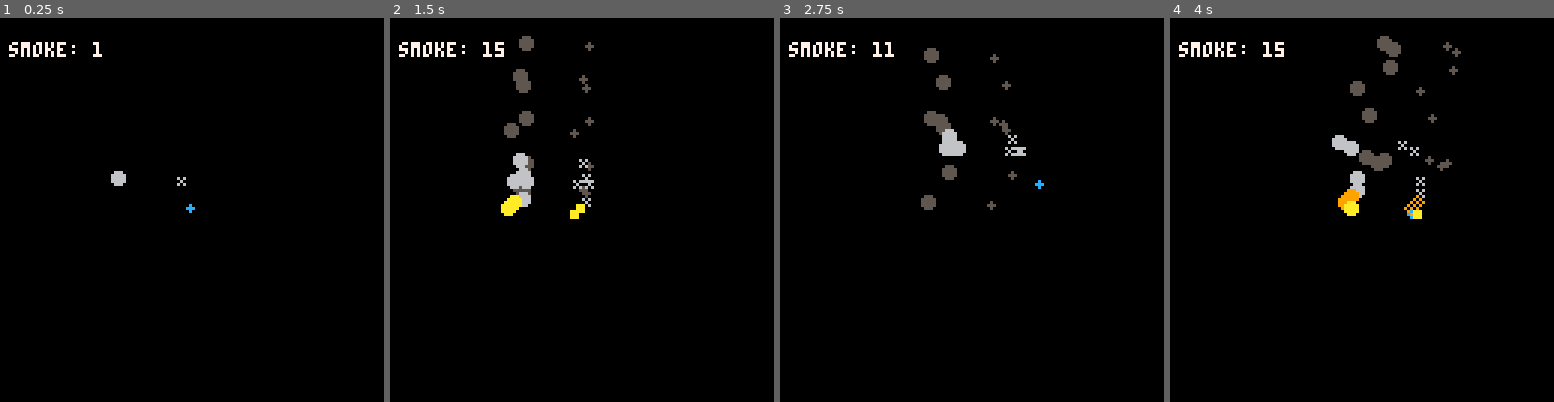
Above: before the commit, frames 1-4 (left to right).
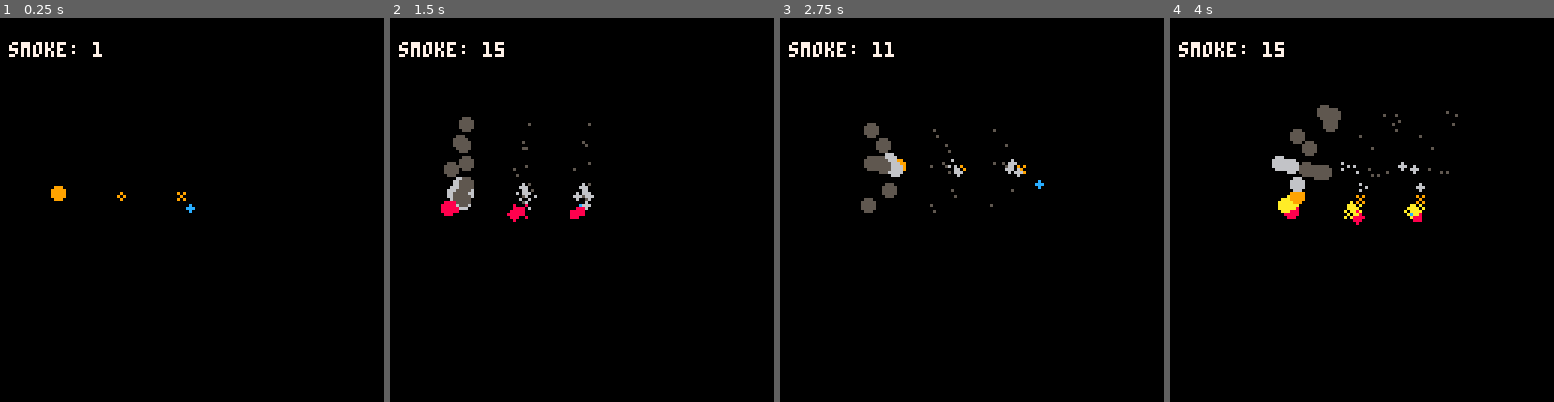
Above: after the commit, the same moments.

Repository: johndalton/tinyshmup
Game: PICO-8 cartridge smoke.p8
Same seed, same stepped clock (60 frames per second), same inputs: the game is played once before the commit and once after it.
Inputs:
- Up to frame 1 (0.25 s): no input
- Up to frame 2 (1.5 s): no input
- Up to frame 3 (2.75 s): hold Right 1.6-2.1 s; hold Up 2.15-2.42 s; hold Right from 2.47 s (still down)
- Up to frame 4 (4 s): release Right at 3.03 s; hold Left 3.08-3.58 s; hold Down 3.63-3.97 s

The runs differ from the first frame. In frame 1, 0.3% of the frame differs, in the area x 13-49%, y 39-48%; in frame 2, 3.2%; in frame 3, 2.7%; in frame 4, 4.0%, in the area x 26-76%, y 4-54%.

Commit message:
Random sprites, aging and colour tweaks, draw in age order.

Diff:
--- a/smoke.p8
+++ b/smoke.p8
@@ -2,7 +2,7 @@
 version 8
 __lua__
 o={}
-smoke_colour={10,9,6,5,12}
+smoke_colour={8,10,9,6,5,12}
 
 function _init()
   o.x=63
@@ -20,7 +20,7 @@
 
   -- smoke goes up
   s.y=p.y
-  s.dy=rnd(2)*-1
+  s.dy=rnd(2)/2*-1
 
   s.age=1
   s.change=2
@@ -41,7 +41,7 @@
     then
       s.sprite+=1
       s.colour+=1
-      s.change*=s.change
+      s.change*=2
     end
   end
 
@@ -67,13 +67,20 @@
   spr(s.sprite,s.x,s.y)
 
   -- for comparison
-  circfill(s.x-20,s.y,2,smoke_colour[s.colour])
+  -- random sprite by age
+  ss=s.sprite+flr(rnd(3))*16
+  spr(ss,s.x-20,s.y)
+
+  -- for comparison
+  circfill(s.x-40,s.y,2,smoke_colour[s.colour])
 end
 
 function _draw()
   cls()
   circfill(o.x,o.y,1,12)
-  foreach(o.smoke, draw_smoke)
+  for i = #o.smoke,1,-1 do
+    draw_smoke(o.smoke[i])
+  end
   print("smoke: "..#o.smoke,3,8,7)
 end
 
@@ -88,26 +95,26 @@
 00000000000000000000000000000000000000000000000000000000000000000000000000000000000000000000000000000000000000000000000000000000
 00000000000000000000000000000000000000000000000000000000000000000000000000000000000000000000000000000000000000000000000000000000
 0000000000f00000f0f000000f0000000f0000000000000000000000000000000000000000000000000000000000000000000000000000000000000000000000
-0fff00000f0f00000f000000fff00000000f00000000000000000000000000000000000000000000000000000000000000000000000000000000000000000000
-0fff0000f0f0f000f0f000000f0000000f0000000000000000000000000000000000000000000000000000000000000000000000000000000000000000000000
+0fff00000f0f00000f000000fff00000000000000000000000000000000000000000000000000000000000000000000000000000000000000000000000000000
+0fff0000f0f0f000f0f000000f000000000000000000000000000000000000000000000000000000000000000000000000000000000000000000000000000000
 0fff00000f0f00000000000000000000000000000000000000000000000000000000000000000000000000000000000000000000000000000000000000000000
 0000000000f000000000000000000000000000000000000000000000000000000000000000000000000000000000000000000000000000000000000000000000
 00000000000000000000000000000000000000000000000000000000000000000000000000000000000000000000000000000000000000000000000000000000
 00000000000000000000000000000000000000000000000000000000000000000000000000000000000000000000000000000000000000000000000000000000
 00000000000000000000000000000000000000000000000000000000000000000000000000000000000000000000000000000000000000000000000000000000
-00000000000000000000000000000000000000000000000000000000000000000000000000000000000000000000000000000000000000000000000000000000
-00000000000000000000000000000000000000000000000000000000000000000000000000000000000000000000000000000000000000000000000000000000
-00000000000000000000000000000000000000000000000000000000000000000000000000000000000000000000000000000000000000000000000000000000
-00000000000000000000000000000000000000000000000000000000000000000000000000000000000000000000000000000000000000000000000000000000
-00000000000000000000000000000000000000000000000000000000000000000000000000000000000000000000000000000000000000000000000000000000
-00000000000000000000000000000000000000000000000000000000000000000000000000000000000000000000000000000000000000000000000000000000
-00000000000000000000000000000000000000000000000000000000000000000000000000000000000000000000000000000000000000000000000000000000
-00000000000000000000000000000000000000000000000000000000000000000000000000000000000000000000000000000000000000000000000000000000
-00000000000000000000000000000000000000000000000000000000000000000000000000000000000000000000000000000000000000000000000000000000
-00000000000000000000000000000000000000000000000000000000000000000000000000000000000000000000000000000000000000000000000000000000
-00000000000000000000000000000000000000000000000000000000000000000000000000000000000000000000000000000000000000000000000000000000
-00000000000000000000000000000000000000000000000000000000000000000000000000000000000000000000000000000000000000000000000000000000
-00000000000000000000000000000000000000000000000000000000000000000000000000000000000000000000000000000000000000000000000000000000
+00f00000f0f000000f0000000f000000000000000000000000000000000000000000000000000000000000000000000000000000000000000000000000000000
+0fff00000f0f0000fff00000000f0000f00000000000000000000000000000000000000000000000000000000000000000000000000000000000000000000000
+fffff000f0f000000f0000000f000000000000000000000000000000000000000000000000000000000000000000000000000000000000000000000000000000
+0fff00000f0f00000000000000000000000000000000000000000000000000000000000000000000000000000000000000000000000000000000000000000000
+00f000000ff000000000000000000000000000000000000000000000000000000000000000000000000000000000000000000000000000000000000000000000
+00000000000000000000000000000000000000000000000000000000000000000000000000000000000000000000000000000000000000000000000000000000
+00000000000000000000000000000000000000000000000000000000000000000000000000000000000000000000000000000000000000000000000000000000
+00000000000000000000000000000000000000000000000000000000000000000000000000000000000000000000000000000000000000000000000000000000
+f000f0000ff000000f0000000f0000000f0000000000000000000000000000000000000000000000000000000000000000000000000000000000000000000000
+0fff00000f0f0000f0f0000000000000000000000000000000000000000000000000000000000000000000000000000000000000000000000000000000000000
+0fff0000f0f000000f00000000f0000000f000000000000000000000000000000000000000000000000000000000000000000000000000000000000000000000
+0fff00000f0f00000000000000000000000000000000000000000000000000000000000000000000000000000000000000000000000000000000000000000000
+f000f000f0f000000000000000000000000000000000000000000000000000000000000000000000000000000000000000000000000000000000000000000000
 00000000000000000000000000000000000000000000000000000000000000000000000000000000000000000000000000000000000000000000000000000000
 00000000000000000000000000000000000000000000000000000000000000000000000000000000000000000000000000000000000000000000000000000000
 00000000000000000000000000000000000000000000000000000000000000000000000000000000000000000000000000000000000000000000000000000000
